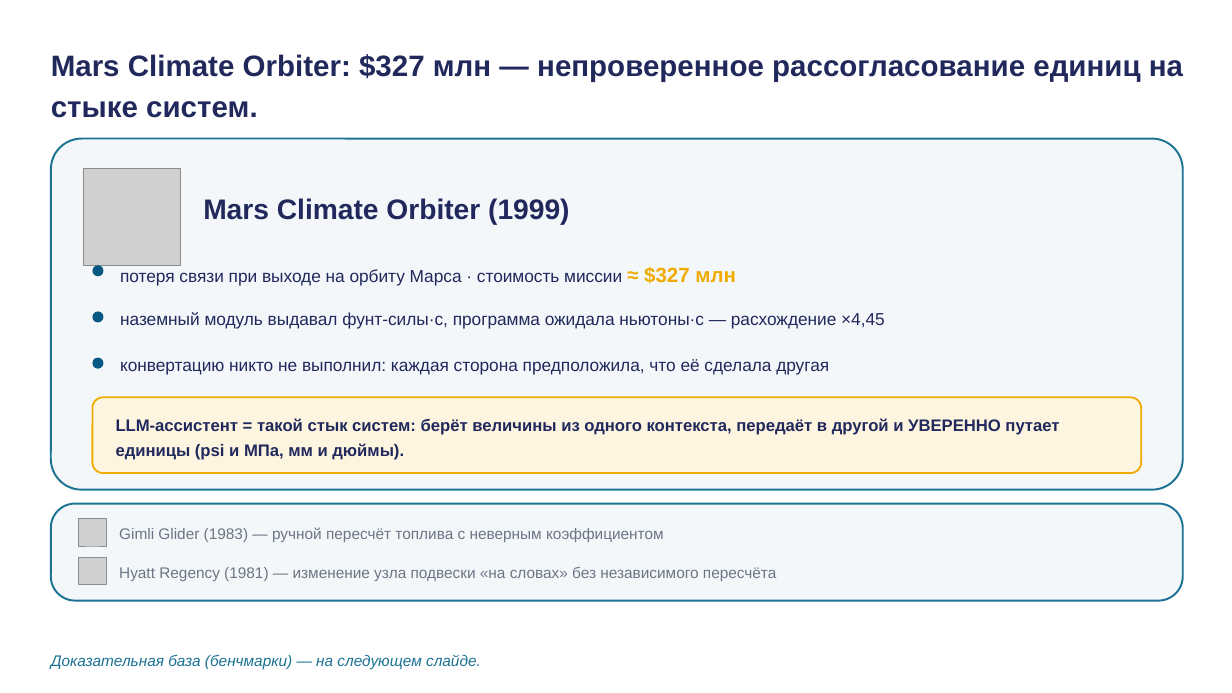
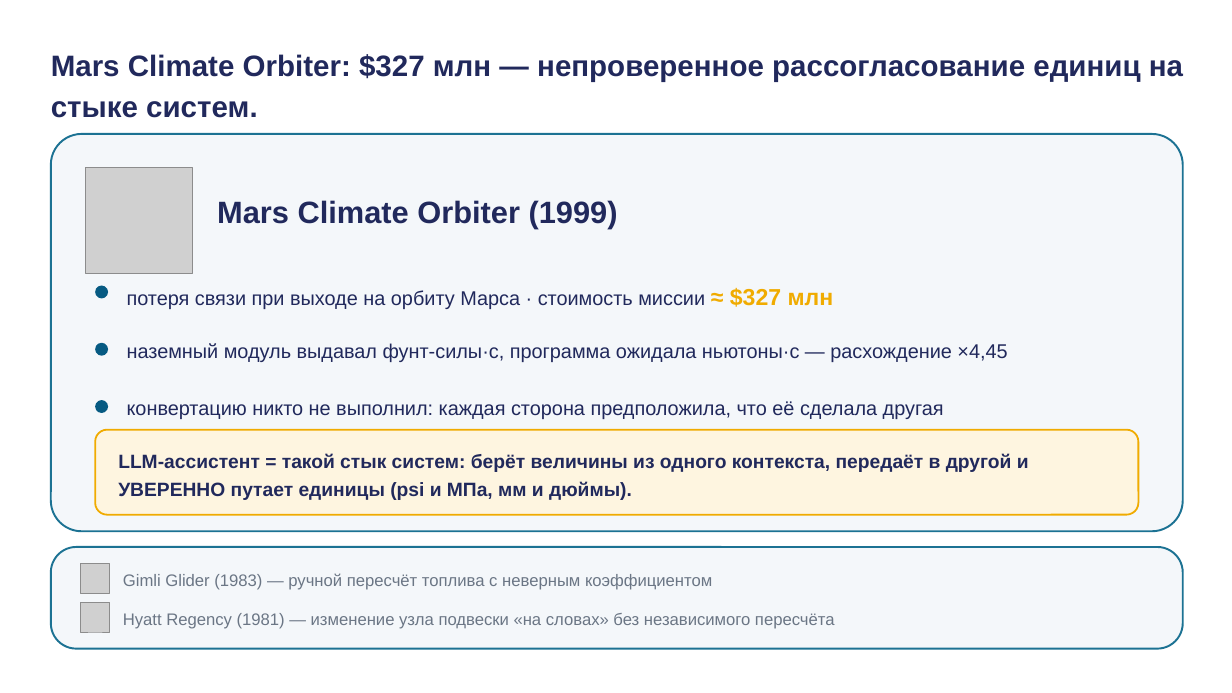
Before and after one commit to tellina-study/AI-usage-lessons, a slide deck: slide 23 of library/lectures/lec-06/rendered/lec-06.pptx. Drawn at 1232x693 pixels with LibreOffice and Linux fonts; fonts in the diff are those of the drawing; grey boxes stand for pictures. Boxes give left, top, right and bottom in pixels: in the first picture for what was removed or moved away, otherwise in the second. Text is boxed around its words. In the diff, an @@ line names an element or a change of style, - is before the commit and + after.

```diff
--- a/library/lectures/lec-06/rendered/lec-06.pptx
+++ b/library/lectures/lec-06/rendered/lec-06.pptx
@@ rounded rectangle resized from (x1=51, y1=139, x2=1183, y2=490) to (x1=51, y1=134, x2=1183, y2=531) @@
@@ rounded rectangle at (x1=51, y1=134, x2=1183, y2=531): proportions changed @@
@@ picture resized from (x1=83, y1=168, x2=180, y2=265) to (x1=86, y1=167, x2=192, y2=274) @@
@@ text "Mars Climate Orbiter (1999)" moved from (x1=203, y1=198, x2=569, y2=225) to (x1=217, y1=200, x2=618, y2=228) @@
@@ text "Mars Climate Orbiter (1999)" at (x1=217, y1=200, x2=618, y2=228): size 22 to 24 pt @@
@@ rounded rectangle moved from (x1=92, y1=265, x2=104, y2=276) to (x1=95, y1=286, x2=108, y2=299) @@
@@ text "потеря связи при выходе на ..." moved from (x1=120, y1=266, x2=736, y2=286) to (x1=127, y1=288, x2=834, y2=309) @@
@@ text "потеря связи при выходе на ..." at (x1=127, y1=288, x2=834, y2=309): size 13.5 to 15.5 pt in "потеря связи при выходе на орбиту Марса ..."; size 16 to 18 pt in "≈ $327 млн"; line spacing 1.15 to 1.18 @@
@@ rounded rectangle moved from (x1=92, y1=311, x2=104, y2=323) to (x1=95, y1=343, x2=108, y2=356) @@
@@ text "наземный модуль выдавал фунт-силы·с, программа ..." moved from (x1=120, y1=312, x2=885, y2=329) to (x1=127, y1=343, x2=1007, y2=362) @@
@@ text "наземный модуль выдавал фунт-силы·с, программа ..." at (x1=127, y1=343, x2=1007, y2=362): size 13.5 to 15.5 pt; line spacing 1.15 to 1.18 @@
@@ rounded rectangle moved from (x1=92, y1=358, x2=104, y2=369) to (x1=95, y1=400, x2=108, y2=413) @@
@@ text "конвертацию никто не выполнил: каждая ..." at (x1=127, y1=401, x2=944, y2=419): size 13.5 to 15.5 pt; line spacing 1.15 to 1.18 @@
@@ text "конвертацию никто не выполнил: каждая ..." moved from (x1=120, y1=359, x2=829, y2=375) to (x1=127, y1=401, x2=944, y2=419) @@
@@ rounded rectangle resized from (x1=92, y1=397, x2=1141, y2=473) to (x1=95, y1=430, x2=1139, y2=515) @@
@@ text "LLM-ассистент = такой стык систем: ..." moved from (x1=116, y1=418, x2=1059, y2=460) to (x1=118, y1=453, x2=1029, y2=500) @@
@@ text "LLM-ассистент = такой стык систем: ..." at (x1=118, y1=453, x2=1029, y2=500): size 13 to 15 pt @@
@@ rounded rectangle resized from (x1=51, y1=504, x2=1183, y2=601) to (x1=51, y1=547, x2=1183, y2=649) @@
@@ picture moved from (x1=79, y1=518, x2=106, y2=546) to (x1=80, y1=564, x2=110, y2=593) @@
@@ text "Gimli Glider (1983) — ручной ..." moved from (x1=119, y1=527, x2=664, y2=542) to (x1=123, y1=573, x2=712, y2=590) @@
@@ text "Gimli Glider (1983) — ручной ..." at (x1=123, y1=573, x2=712, y2=590): size 12 to 13 pt @@
@@ picture moved from (x1=79, y1=557, x2=106, y2=585) to (x1=80, y1=603, x2=110, y2=632) @@
@@ text "Hyatt Regency (1981) — изменение ..." at (x1=123, y1=613, x2=835, y2=629): size 12 to 13 pt @@
@@ text "Hyatt Regency (1981) — изменение ..." moved from (x1=119, y1=567, x2=777, y2=581) to (x1=123, y1=613, x2=835, y2=629) @@
@@ text removed at (x1=51, y1=654, x2=481, y2=670) @@
-Доказательная база (бенчмарки) — на следующем слайде.
```
Also in this commit, not shown: 29 other slides changed, 8 other files.
